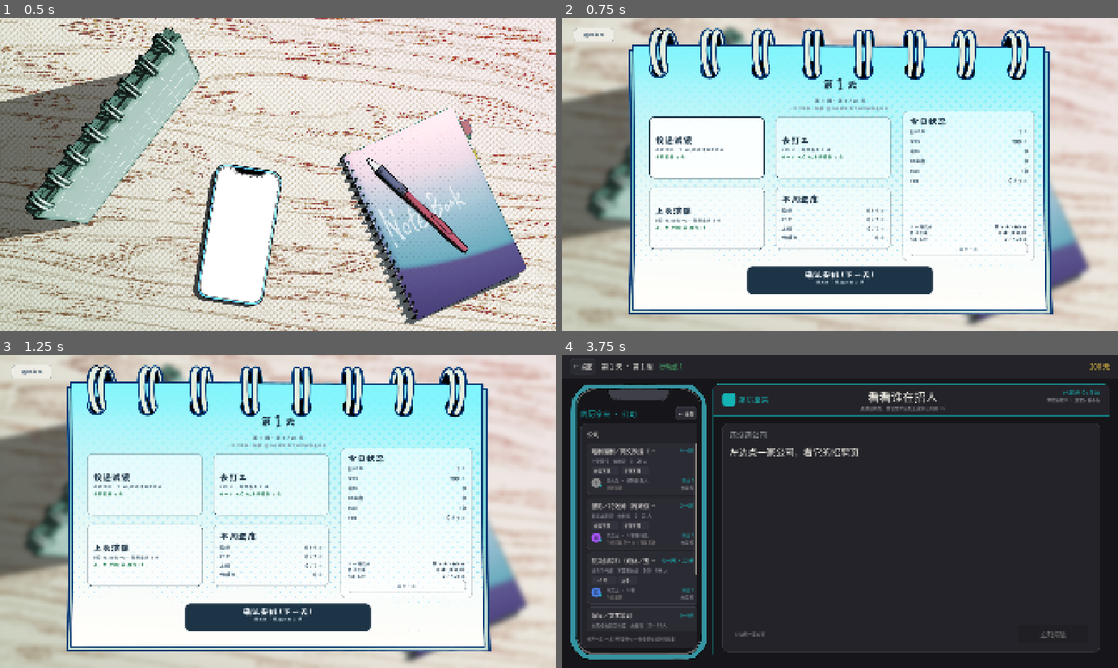
Above: before the commit, frames 1-4 (two rows, left to right).
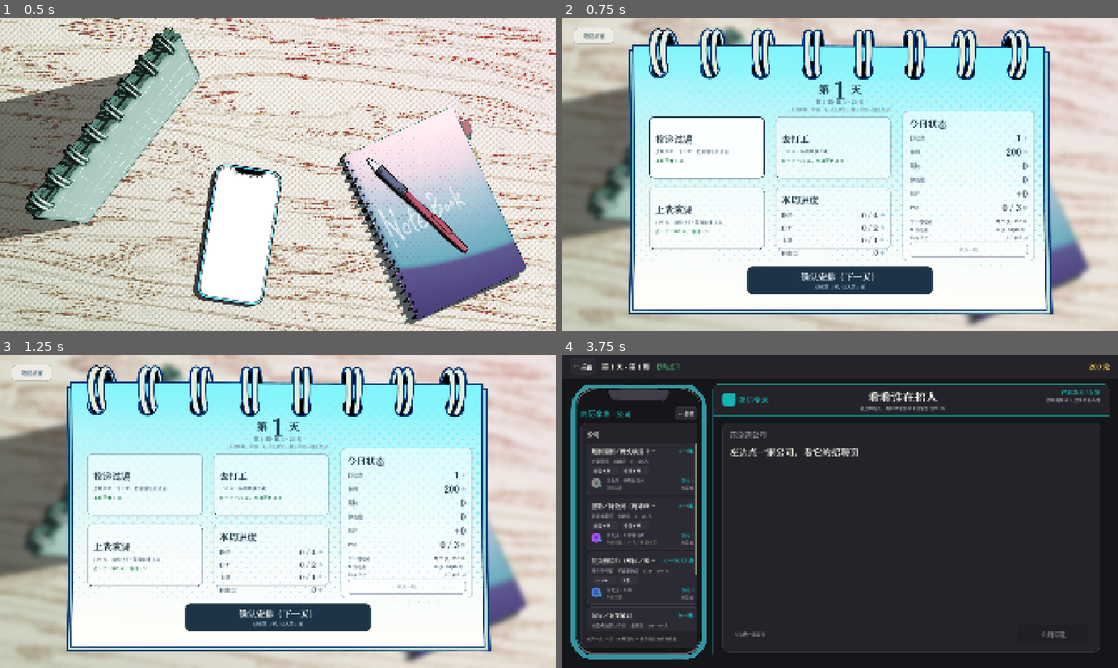
Above: after the commit, the same moments.

Repository: Ttixan/drama-queen
Game: Godot game, scene res://scenes/main_scene.tscn
Two runs of this game, one before a commit and one after it. Both use one fixed random seed, a clock stepped at 60 frames per second and the inputs below. Sound files missing from this copy of the repository are replaced by a short silence.
Inputs (mouse positions are in pixels of both pictures, inside the frame that each line leads up to):
- Up to frame 1 (0.5 s): no input
- Up to frame 2 (0.75 s): tap Enter at 0.5 s; drag from (673, 124) to (895, 105) at 0.52 s
- Up to frame 3 (1.25 s): no input
- Up to frame 4 (3.75 s): click (706, 483) at 1.25 s; click "← 桌面" at 2 s; tap Space at 2.75 s; drag from (801, 570) to (812, 574) at 2.77 s; click (639, 445) at 3.5 s

Frame 1 is identical in both runs. In frame 2, 3.5% of the frame differs, in the area x 2-84%, y 4-87%; in frame 3, 3.5%; in frame 4, 1.8%.

Commit message:
添加字体

Diff:
--- /dev/null
+++ b/assets/fonts/main_font.tres
@@ -0,0 +1,11 @@
+[gd_resource type="FontVariation" load_steps=3 format=3]
+
+[ext_resource type="FontFile" path="res://assets/fonts/KaiseiTokumin-ExtraBold.ttf" id="1_kaisei"]
+
+[sub_resource type="SystemFont" id="SystemFont_fallback"]
+font_names = PackedStringArray("Source Han Sans SC", "思源黑体", "Noto Sans CJK SC", "Noto Sans SC", "Microsoft YaHei UI", "Microsoft YaHei", "PingFang SC", "SimHei")
+allow_system_fallback = true
+
+[resource]
+base_font = ExtResource("1_kaisei")
+fallbacks = Array[Font]([SubResource("SystemFont_fallback")])
--- a/assets/ui/ui_theme.tres
+++ b/assets/ui/ui_theme.tres
@@ -2,18 +2,19 @@
 
 ; 全局 UI 主题
 ;
-; 【为什么需要它】项目里没有任何字体资源，Godot 默认主题的字体不含中文字形，
-; 全靠「系统字体回退」侥幸显示。这在 Windows 上能看，但 Android 导出后不可控。
-; 这里用 SystemFont + 候选列表，不引入任何字体二进制文件（21 天工期不值得为字体
-; 折腾仓库体积），同时把「用什么字体、多大字号」从代码里挪出来，扉师改这里就行。
+; 【现在用什么字体】`assets/fonts/main_font.tres` —— 本体是 Kaisei Tokumin ExtraBold
+; （美术挑的「偏风格和艺术字」正文字体），外面包了一层 FontVariation，挂一串系统字体兜底。
+;
+; 【为什么要兜底】那套字是**日文字体**：项目里实际用到的 1847 个汉字中，它缺 639 个
+; （你、们、这、说、剧、戏、时……）。没有兜底的话，三分之一的中文会变成豆腐块。
+; 于是缺字落到系统黑体，字形风格不统一，但至少读得出来 —— 将来换中文字体时，
+; 只要改 `main_font.tres` 里的 base_font，不用动任何代码。
 ;
 ; 【为什么不塞进 project.godot 的 gui/theme/custom】本轮的录像机是独立测试场景，
 ; 不该顺手改全局配置 —— 等手机壳立起来再决定要不要全局挂载。
 
-[sub_resource type="SystemFont" id="SystemFont_ui"]
-font_names = PackedStringArray("Source Han Sans SC", "思源黑体", "Noto Sans CJK SC", "Noto Sans SC", "Microsoft YaHei UI", "Microsoft YaHei", "PingFang SC", "SimHei")
-allow_system_fallback = true
+[ext_resource type="FontVariation" path="res://assets/fonts/main_font.tres" id="1_main"]
 
 [resource]
-default_font = SubResource("SystemFont_ui")
+default_font = ExtResource("1_main")
 default_font_size = 18
--- a/scripts/apps/boss_app.gd
+++ b/scripts/apps/boss_app.gd
@@ -926,7 +926,8 @@
 
 
 func _bubble_width(text: String) -> float:
-	var font := ThemeDB.fallback_font
+	# 用真正渲染的那支字体量（见 `UiPalette.FONT` 的注释）
+	var font := UiPalette.FONT
 	var w := font.get_string_size(text, HORIZONTAL_ALIGNMENT_LEFT, -1, BUBBLE_FONT).x
 	return minf(MAX_BUBBLE_W, w + 4.0)
 
--- a/scripts/apps/calendar_screen.gd
+++ b/scripts/apps/calendar_screen.gd
@@ -13,11 +13,12 @@
 ## 所以这里的 Rect2 用的是**设计坐标**：换图、换窗口大小都不用改。
 ## 反过来说：插画挪了位置，这几个常量得跟着改（和桌子的 Hotspot 同一个约定）。
 ##
-## 【字体是美术给的两张】
-##   `chinese.ttf`（LemiXiaoXiongRiJiTi）：所有中文。**它没有 `→` `｜` `·` 之外的一堆符号**
-##      （实测 `→` 与 `｜` 缺字形，`·` 有）—— 所以文案里不许写箭头和竖线。
-##   `english.ttf`（BubbleDub）：只用于**纯数字**（行动点 / 钱 / PS5 进度 / 计数）。
-##     它没有中文字形，混排会出豆腐块。
+## 【字体：全局一套】`assets/fonts/main_font.tres` —— Kaisei Tokumin ExtraBold，
+## 缺字落到系统字体兜底（见该文件与 `ui_theme.tres` 的说明）。
+## 以前中文和数字各用一张字体（数字是另一支手写体），现在统一成一支 ——
+## 两支字的基线不一样，同一行里数字会"浮"起来。旧的两张 ttf 已删除。
+## 【为什么还留着 FONT_EN 这个名字】只为了让 `_label()` 的默认参数与调用处不用改，
+## 它和 FONT_CN 已经是同一支字体。
 ##
 ## 【职责】状态 + 今日安排 + 本周进度，外加周末结算浮层与重开一局。
 ## **它自己不含任何玩法逻辑**：打工、上课、结束今天全是在调 `Game` 上的方法。
@@ -39,8 +40,8 @@
 ## **发放**。塞进报纸的翻页序列，玩家会在读账目时突然被要求做选择 —— 两件事分开更清楚。
 const REWARD_SCENE := "res://scenes/main/expression_reward.tscn"
 
-const FONT_CN := preload("res://assets/fonts/chinese.ttf")
-const FONT_EN := preload("res://assets/fonts/english.ttf")
+const FONT_CN := preload("res://assets/fonts/main_font.tres")
+const FONT_EN := FONT_CN
 
 # ============================================================
 # 版面（设计坐标，1920×1080；纸面 = 234,94 → 1686,1023）
--- a/scripts/apps/hotspot.gd
+++ b/scripts/apps/hotspot.gd
@@ -64,5 +64,6 @@
 	draw_rect(rect, fill, true)
 	draw_rect(rect, Color(1.0, 0.84, 0.28, 0.55), false, 2.0)
 	if not label.is_empty():
-		draw_string(ThemeDB.fallback_font, Vector2(10, 30), label,
+		# 调试标签也用全局那支字体，免得同一屏里出现两种字形
+		draw_string(UiPalette.FONT, Vector2(10, 30), label,
 				HORIZONTAL_ALIGNMENT_LEFT, -1, 20, Color(0.1, 0.1, 0.1, 0.85))
--- a/scripts/apps/notebook_screen.gd
+++ b/scripts/apps/notebook_screen.gd
@@ -13,14 +13,13 @@
 ## 【贴纸不是四张图】素材只有一张 `stickers.png`（四张横排），
 ## 这里用 `AtlasTexture` 切出区域 —— **不落四份 PNG**，美术改图时只换一张。
 ##
-## 【字体】沿用台历那两张：中文 `chinese.ttf`，`×` 用它（实测有字形，
-## 但 `✕`(U+2715) 没有）；`english.ttf` 是纯数字/拉丁用的，这里只在标题里的
-## 英文（Delight / Outrage）出现——那两处也在正文里，跟着中文字体走更稳。
+## 【字体】与全局一致：`assets/fonts/main_font.tres`（Kaisei Tokumin ExtraBold
+## + 系统字体兜底）。`×` / `✕` 这类符号本体缺字时由兜底层补上，不会再出豆腐块。
 
 ## 回到桌子（上层把本场景当子页面打开时）
 signal cancelled
 
-const FONT_CN := preload("res://assets/fonts/chinese.ttf")
+const FONT_CN := preload("res://assets/fonts/main_font.tres")
 
 const STICKER_SHEET := preload("res://assets/ui/notebook/stickers.png")
 const NOTE_TEXTURE := preload("res://assets/ui/notebook/note.png")
--- a/scripts/apps/ui_bits.gd
+++ b/scripts/apps/ui_bits.gd
@@ -16,10 +16,10 @@
 	l.autowrap_mode = TextServer.AUTOWRAP_OFF
 	l.clip_text = true
 	l.text_overrun_behavior = TextServer.OVERRUN_TRIM_ELLIPSIS
-	# 【为什么要留余量】`ThemeDB.fallback_font` **量不准中日韩字**（那些字要落到系统字体），
-	# 算出来的宽度偏窄 —— 于是「陈女士 · 人事」被截成「陈女士 · 人事…」。
-	# 宁可宽几个像素，也不要切掉半个字。
-	var font := ThemeDB.fallback_font
+	# 【为什么量的是 `UiPalette.FONT`】以前拿 `ThemeDB.fallback_font` 量，那支不含中文，
+	# 宽度全靠回退字体估 —— 「陈女士 · 人事」被截成「陈女士 · 人事…」。
+	# 现在量的是**真正渲染**的那支字；余量仍留着，省略号本身也要占位。
+	var font := UiPalette.FONT
 	var w := font.get_string_size(l.text, HORIZONTAL_ALIGNMENT_LEFT, -1, font_size).x
 	l.custom_minimum_size.x = minf(max_width, w * 1.15 + 12.0)
 	return l
--- a/scripts/apps/ui_palette.gd
+++ b/scripts/apps/ui_palette.gd
@@ -11,6 +11,14 @@
 ## 【颜色编号与占位图同源】EMOTION_COLORS 必须和 `tools/gen_placeholder_art.gd` 一致，
 ## 否则开发期「标签颜色对不上缩略图」，向量对不对就看不出来了。
 
+
+## —— 字体 ——
+## 全局正文/标题都用这一支：Kaisei Tokumin ExtraBold + 系统字体兜底
+## （本体在 `assets/fonts/main_font.tres`，全局主题也指向它）。
+## 【为什么代码里还要存一份】需要**量字宽**的地方（聊天气泡、标题截断）必须和
+## 真正渲染的字体用同一套度量 —— 拿 `ThemeDB.fallback_font` 量、拿这支画，
+## 气泡就会算窄或算宽。那几处都不是 Label 节点，拿不到"主题字体重画"的时机。
+const FONT := preload("res://assets/fonts/main_font.tres")
 
 ## —— 底色 ——
 const BG := Color("16161a")
--- a/scripts/apps/wechat_app.gd
+++ b/scripts/apps/wechat_app.gd
@@ -1190,7 +1190,8 @@
 ## 【为什么按行取最大】正文里有换行（投递回执、回信正文都是多行的），
 ## 直接量整串会把所有行当成一行加起来，于是每条都顶到最宽 —— 短消息就又变成通栏了。
 func _bubble_width(text: String) -> float:
-	var font := ThemeDB.fallback_font
+	# 用真正渲染的那支字体量（见 `UiPalette.FONT` 的注释）
+	var font := UiPalette.FONT
 	var w := 0.0
 	for line: String in text.split("\n"):
 		w = maxf(w, font.get_string_size(line, HORIZONTAL_ALIGNMENT_LEFT, -1, BUBBLE_FONT).x)
Binary file added: assets/fonts/KaiseiTokumin-ExtraBold.ttf
Not shown, changed: assets/fonts/KaiseiTokumin-ExtraBold.ttf.import
Binary file removed: assets/fonts/chinese.ttf
Binary file removed: assets/fonts/english.ttf
Not shown, removed: assets/fonts/english.ttf.import
Not shown, changed: docs/开头导入_随机事件_结局_结构化.md
